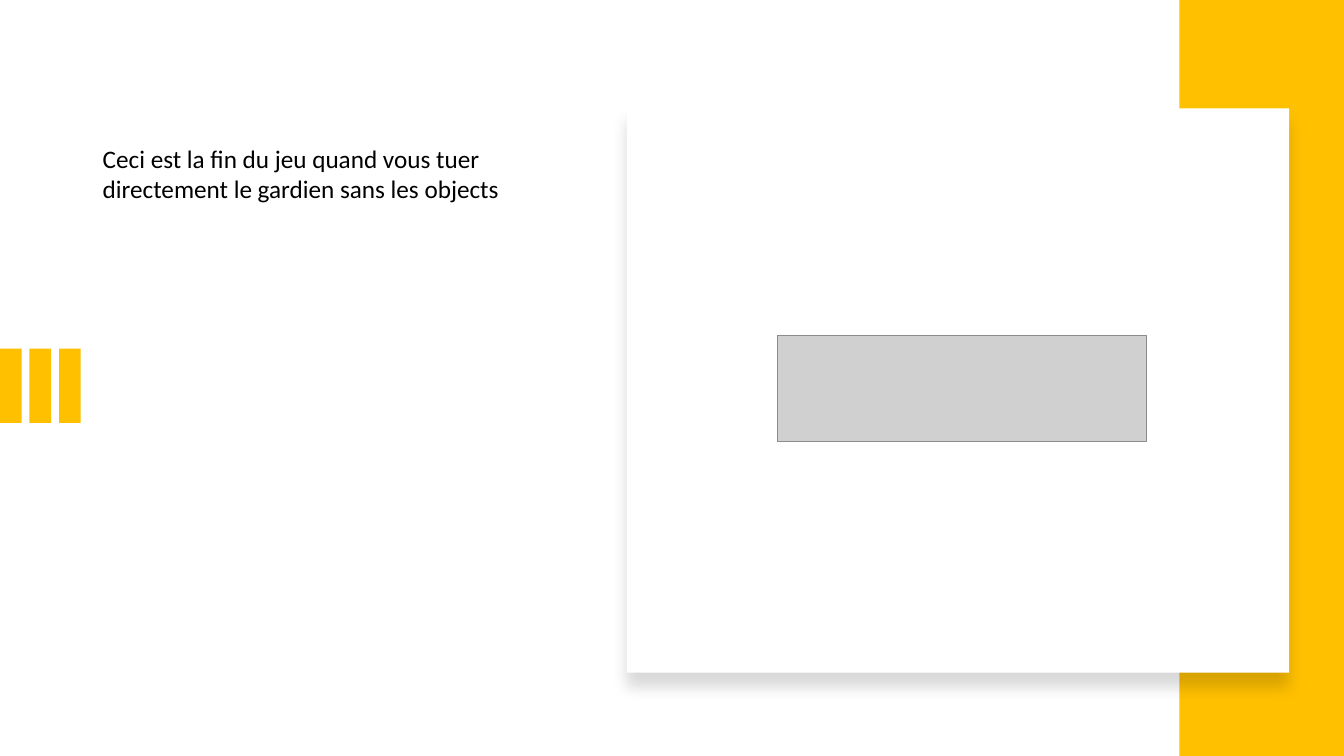
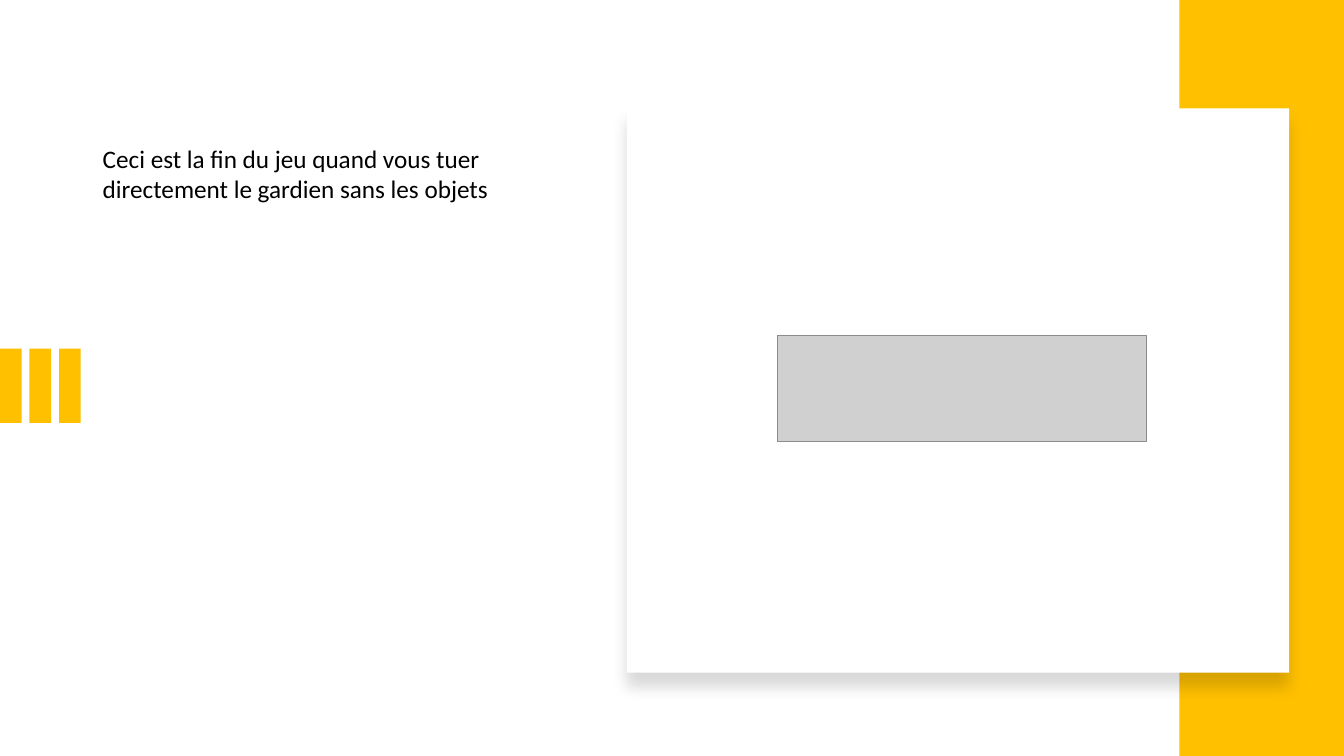
Before and after one commit to adesombre/projet3, a slide deck: slide 13 of soutenance_python.pptx. Drawn at 1344x756 pixels with LibreOffice and Linux fonts; fonts in the diff are those of the drawing; grey boxes stand for pictures. Boxes give left, top, right and bottom in pixels: in the first picture for what was removed or moved away, otherwise in the second. Text is boxed around its words. In the diff, an @@ line names an element or a change of style, - is before the commit and + after.

```diff
--- a/soutenance_python.pptx
+++ b/soutenance_python.pptx
@@ text at bbox=[103, 150, 488, 203]: text changed @@
-Ceci est la fin du jeu quand vous tuer directement le gardien sans les objects
+Ceci est la fin du jeu quand vous tuer directement le gardien sans les objets
```
Also in this commit, not shown: 6 other slides changed, 4 other files.
